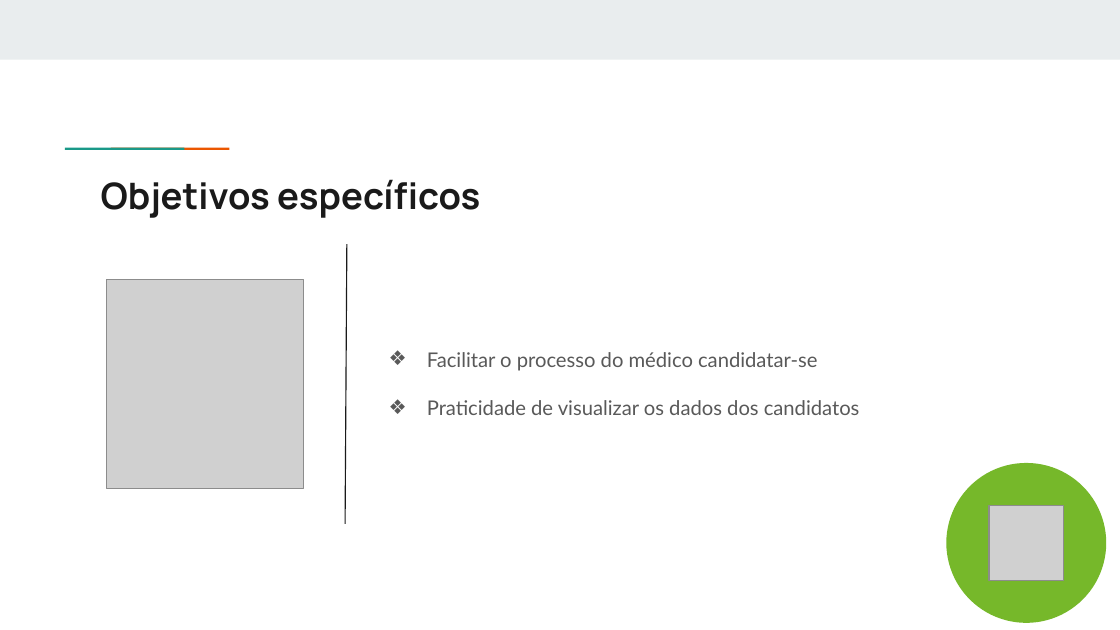
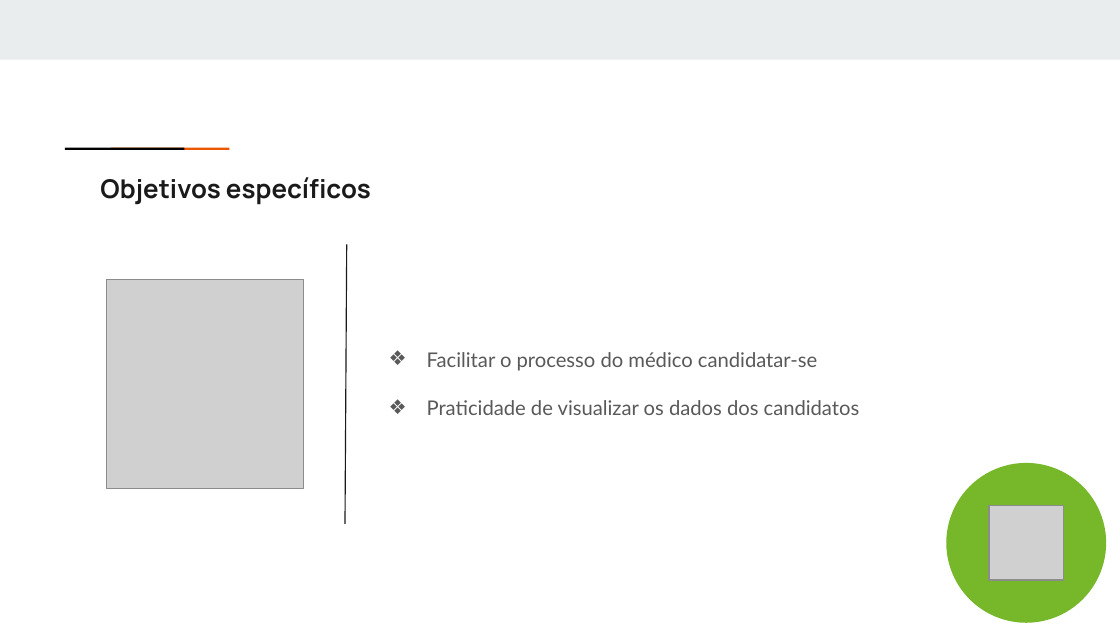
Before and after one commit to ICEI-PUC-Minas-PPLES-TI/plf-es-2021-2-ti4-0658100-corpoclinico, a slide deck: slide 7 of Divulgacao/Apresentacao/Sprint 05 - Apresentação Final.pptx. Drawn at 1120x630 pixels with LibreOffice and Linux fonts; fonts in the diff are those of the drawing; grey boxes stand for pictures. Boxes give left, top, right and bottom in pixels: in the first picture for what was removed or moved away, otherwise in the second. Text is boxed around its words. In the diff, an @@ line names an element or a change of style, - is before the commit and + after.

```diff
--- a/Divulgacao/Apresentacao/Sprint 05 - Apresentação Final.pptx
+++ b/Divulgacao/Apresentacao/Sprint 05 - Apresentação Final.pptx
@@ rectangle: place and size @@
-rectangle at <box>102,146,148,151</box>
+rectangle at <box>64,147,184,150</box>
@@ rectangle at <box>64,147,184,150</box>: fill #1A9988 to #000000 @@
@@ rectangle: place and size @@
-rectangle at <box>147,146,193,151</box>
+rectangle at <box>111,148,230,150</box>
@@ text "Objetivos específicos" at <box>100,177,371,205</box>: size 23.4 to 16.6 pt @@
@@ line removed from (347, 244) to (345, 524) @@
@@ freeform shape added at <box>345,244,347,524</box>, outline #1A1A1A 0.75 pt @@
```
Also in this commit, not shown: 8 other slides changed, 6 slides added, 5 slides removed, 1 other file.
